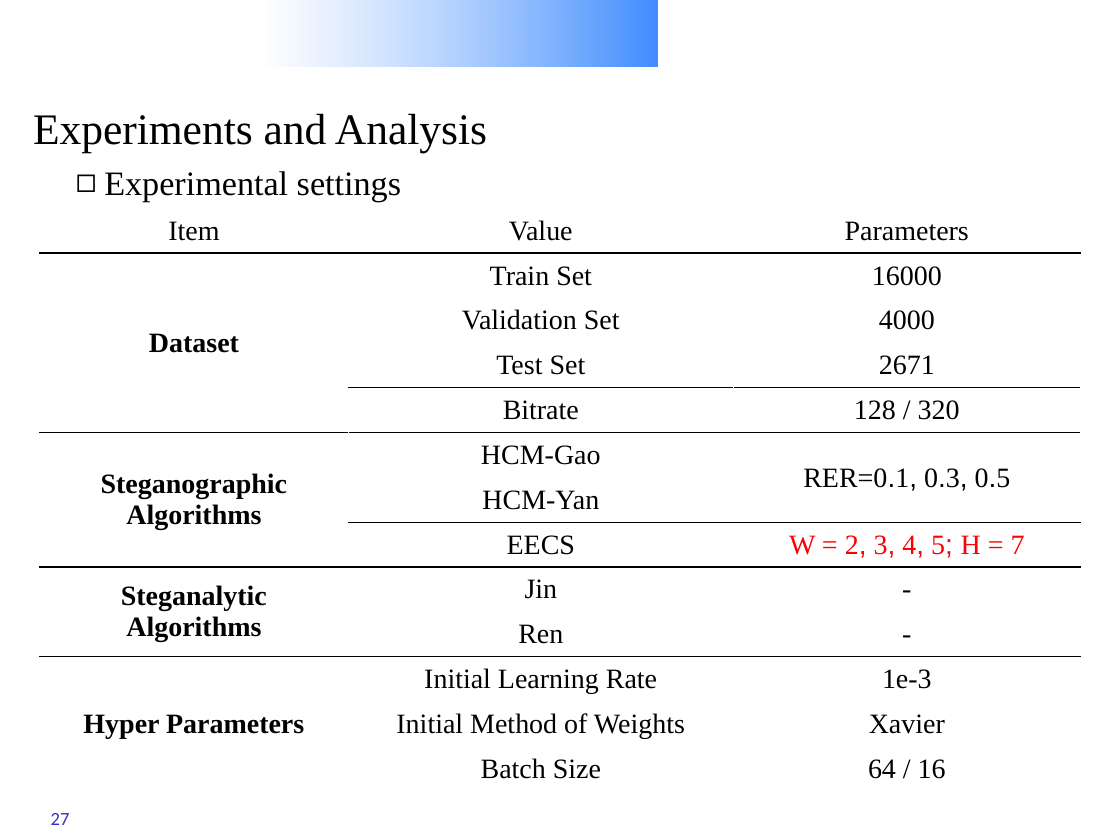
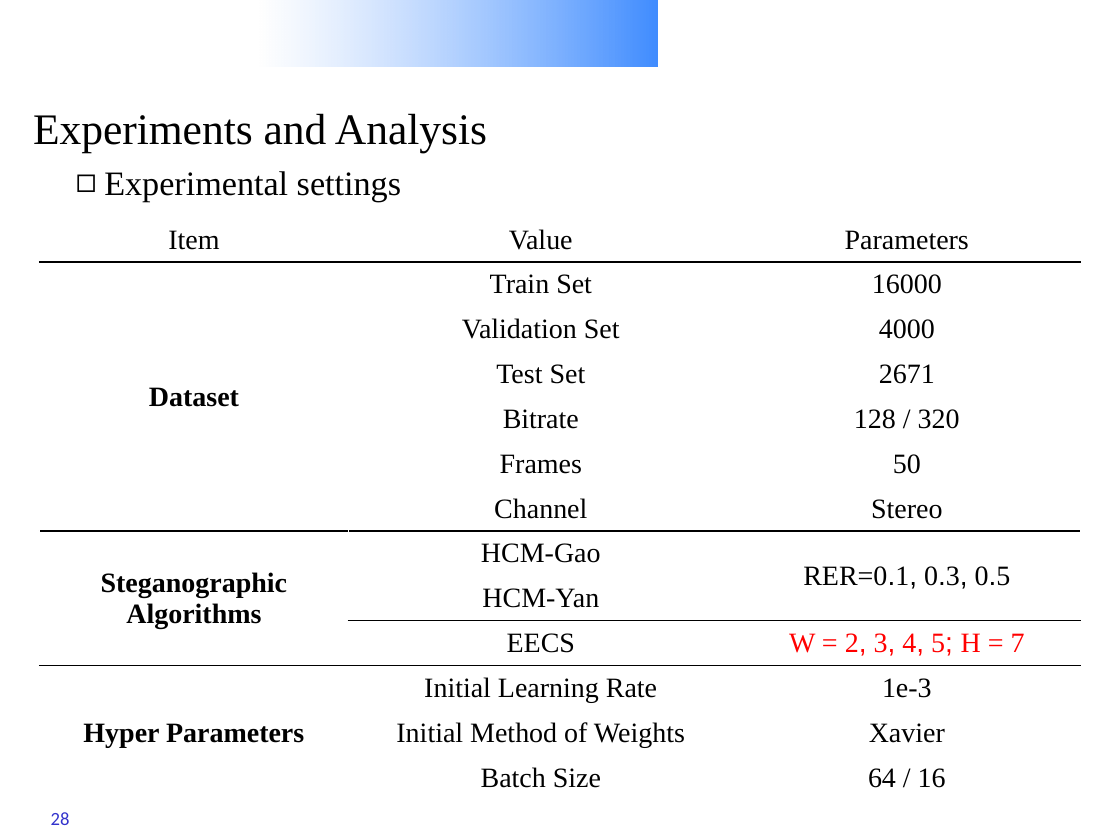
Before and after one commit to Charleswyt/tf_audio_steganalysis, a slide deck: slide 28 of CNN-based Steganalysis of MP3 Steganography in the Entropy Code Domain.pptx (slide 27 before the commit). Drawn at 1120x840 pixels with LibreOffice and Linux fonts; fonts in the diff are those of the drawing; background and template pictures are left out. Boxes give left, top, right and bottom in pixels: in the first picture for what was removed or moved away, otherwise in the second. Text is boxed around its words. In the diff, an @@ line names an element or a change of style, - is before the commit and + after.

Commit message:
ppt update

```diff
--- a/CNN-based Steganalysis of MP3 Steganography in the Entropy Code Domain.pptx
+++ b/CNN-based Steganalysis of MP3 Steganography in the Entropy Code Domain.pptx
@@ table at [39,217,1081,800] @@
+row 6:  | Frames | 50
+row 7:  | Channel | Stereo
-row 9: Steganalytic / Algorithms | Jin | -
-row 10:  | Ren | -
@@ borders changed @@
@@ table: place and size @@
-table at [39,208,1081,791]
+table at [39,217,1081,800]
@@ page number at [51,812,70,825]: text changed @@
-27
+28
```
Also in this commit, not shown: 5 other slides changed, 2 slides added.
